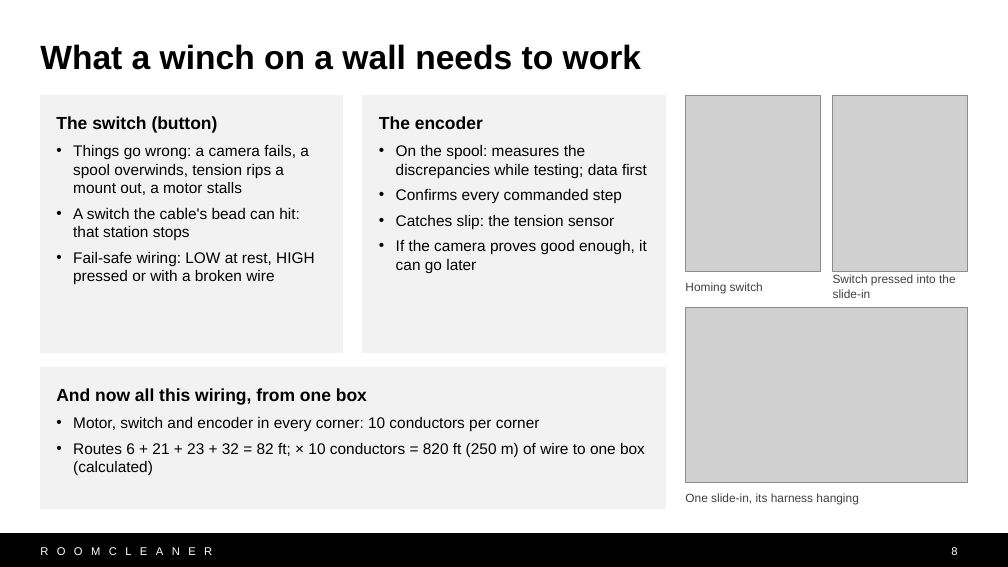
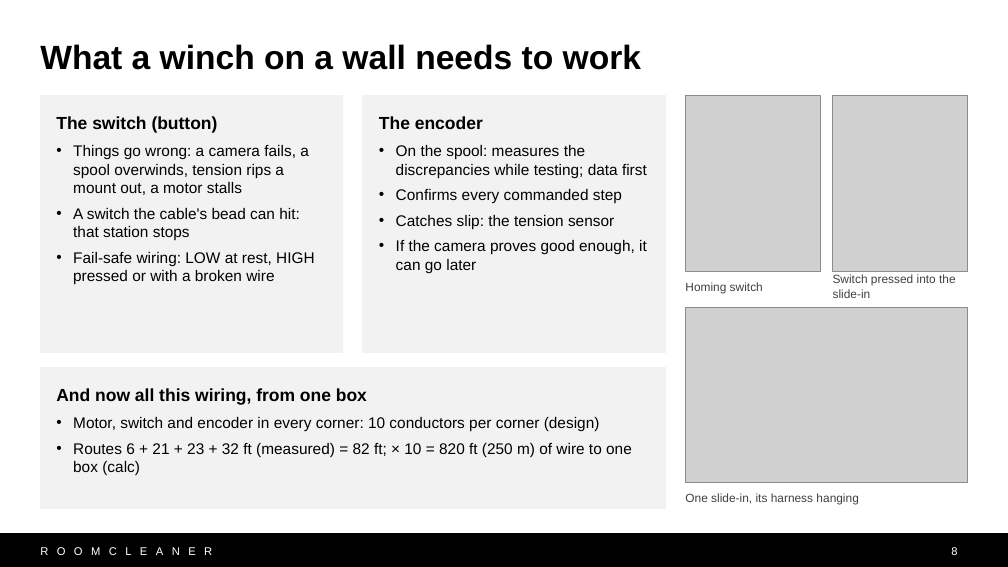
Before and after one commit to Jaspario1199/RoomCleaner, a slide deck: slide 8 of docs/presentation/deck_v10/RoomCleaner_Buntinx_v10.pptx. Drawn at 1008x567 pixels with LibreOffice and Linux fonts; fonts in the diff are those of the drawing; grey boxes stand for pictures. Boxes give left, top, right and bottom in pixels: in the first picture for what was removed or moved away, otherwise in the second. Text is boxed around its words. In the diff, an @@ line names an element or a change of style, - is before the commit and + after.

```diff
--- a/docs/presentation/deck_v10/RoomCleaner_Buntinx_v10.pptx
+++ b/docs/presentation/deck_v10/RoomCleaner_Buntinx_v10.pptx
@@ text in rectangle at [73, 417, 632, 476]: text changed @@
-• Motor, switch and encoder in every corner: 10 conductors per corner
-• Routes 6 + 21 + 23 + 32 = 82 ft; × 10 conductors = 820 ft (250 m) of wire to one box (calculated)
+• Motor, switch and encoder in every corner: 10 conductors per corner (design)
+• Routes 6 + 21 + 23 + 32 ft (measured) = 82 ft; × 10 = 820 ft (250 m) of wire to one box (calc)
```
Also in this commit, not shown: 12 other slides changed, 14 other files.
